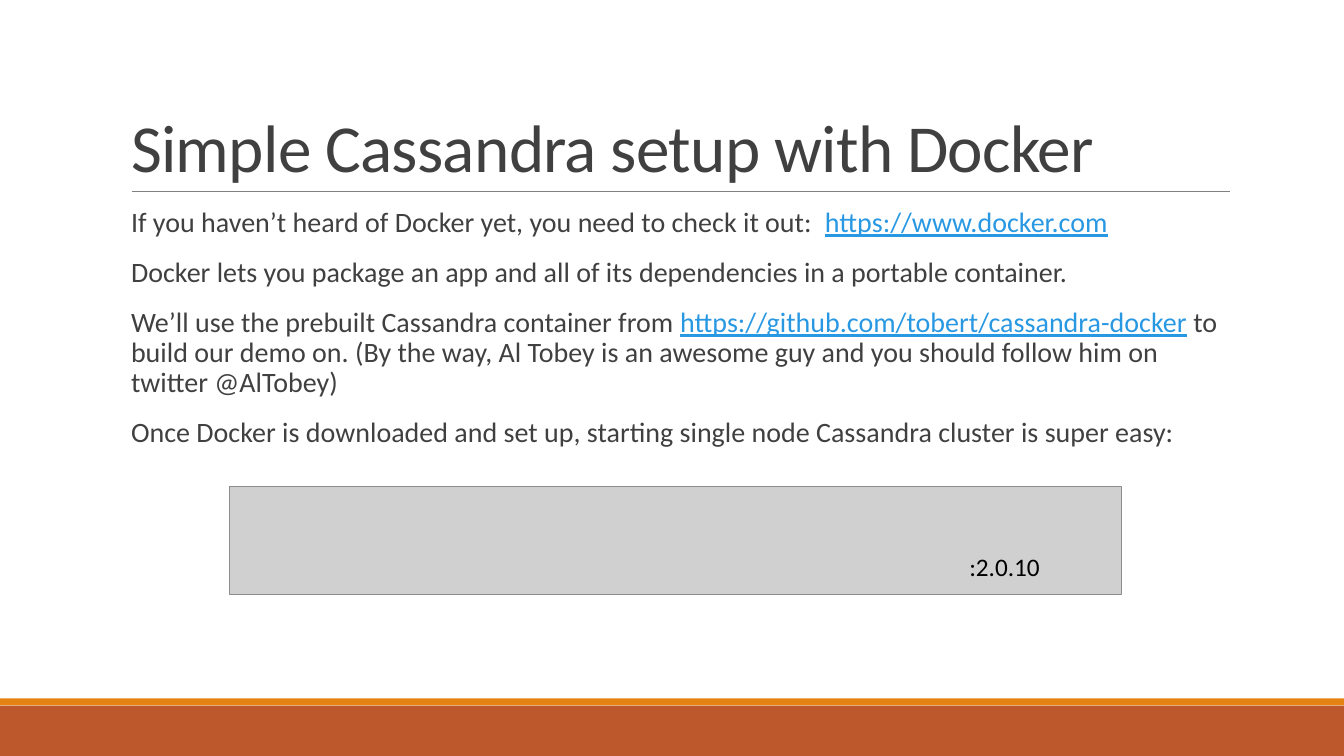
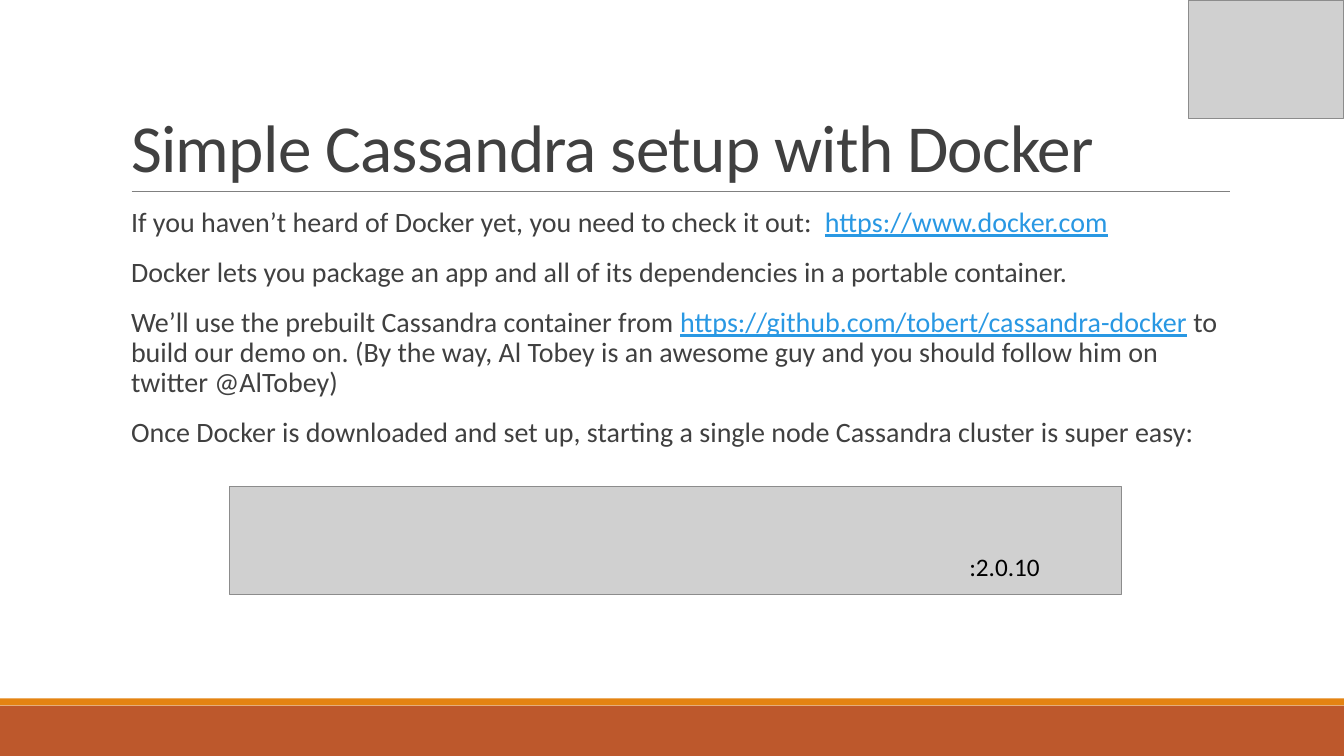
Before and after one commit to IslandzVW/opensim-cql-inventory, a slide deck: slide 7 of presentation/Scaling OpenSimulator Inventory using NoSQL.pptx. Drawn at 1344x756 pixels with LibreOffice and Linux fonts; fonts in the diff are those of the drawing; grey boxes stand for pictures. Boxes give left, top, right and bottom in pixels: in the first picture for what was removed or moved away, otherwise in the second. Text is boxed around its words. In the diff, an @@ line names an element or a change of style, - is before the commit and + after.

```diff
--- a/presentation/Scaling OpenSimulator Inventory using NoSQL.pptx
+++ b/presentation/Scaling OpenSimulator Inventory using NoSQL.pptx
@@ picture added at (x1=1189, y1=0, x2=1344, y2=119) @@
@@ text at (x1=131, y1=422, x2=1193, y2=447): text changed @@
-  Once Docker is downloaded and set up, starting single node Cassandra cluster is super easy:
+  Once Docker is downloaded and set up, starting a single node Cassandra cluster is super easy:
```
Also in this commit, not shown: 1 other slide changed, 4 slides added, 1 other file.
